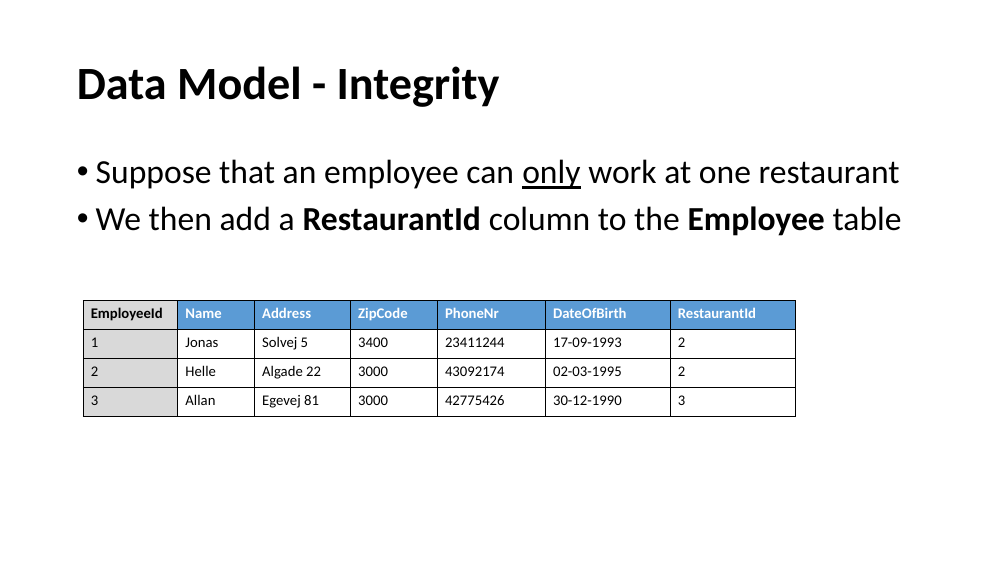
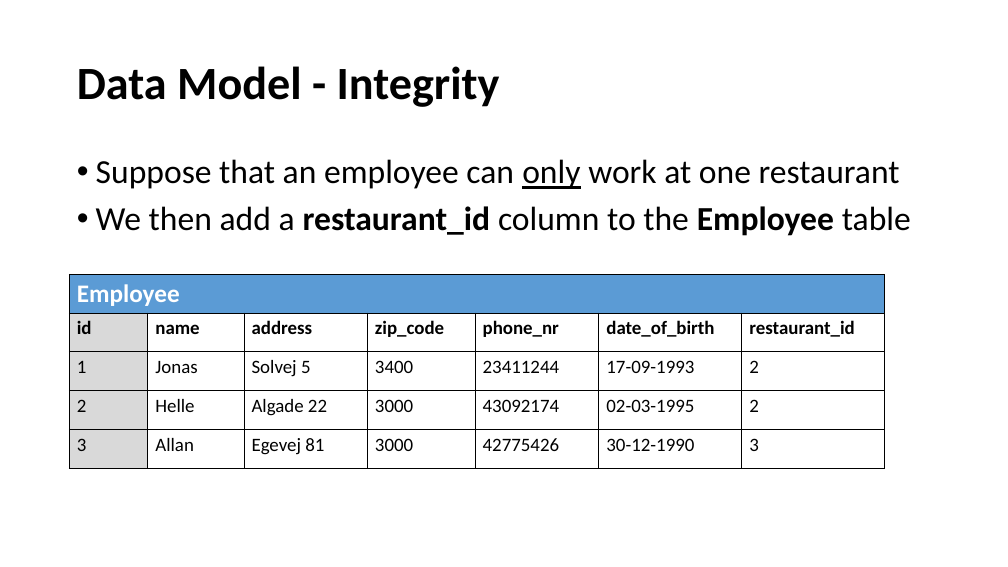
Before and after one commit to perl-easj/OOProg, a slide deck: slide 38 of Chap/DB/Presentations/DBRelationalModel.pptx. Drawn at 1008x567 pixels with LibreOffice and Linux fonts; fonts in the diff are those of the drawing. Boxes give left, top, right and bottom in pixels: in the first picture for what was removed or moved away, otherwise in the second. Text is boxed around its words. In the diff, an @@ line names an element or a change of style, - is before the commit and + after.

Commit message:
Consistency update of DB presentations
Plus DB scripts and a Table template spreadsheet.

```diff
--- a/Chap/DB/Presentations/DBRelationalModel.pptx
+++ b/Chap/DB/Presentations/DBRelationalModel.pptx
@@ text at box(96, 206, 911, 236): text changed @@
-• We then add a RestaurantId column to the Employee table
+• We then add a restaurant_id column to the Employee table
@@ table at box(70, 274, 885, 469) @@
-row 1: EmployeeId | Name | Address | ZipCode | PhoneNr | DateOfBirth | RestaurantId
+row 1: Employee |  |  |  |  |  | 
+row 2: id | name | address | zip_code | phone_nr | date_of_birth | restaurant_id
@@ table: place and size @@
-table at box(83, 301, 796, 417)
+table at box(70, 274, 885, 469)
```
Also in this commit, not shown: 26 other slides changed, 10 other files.
